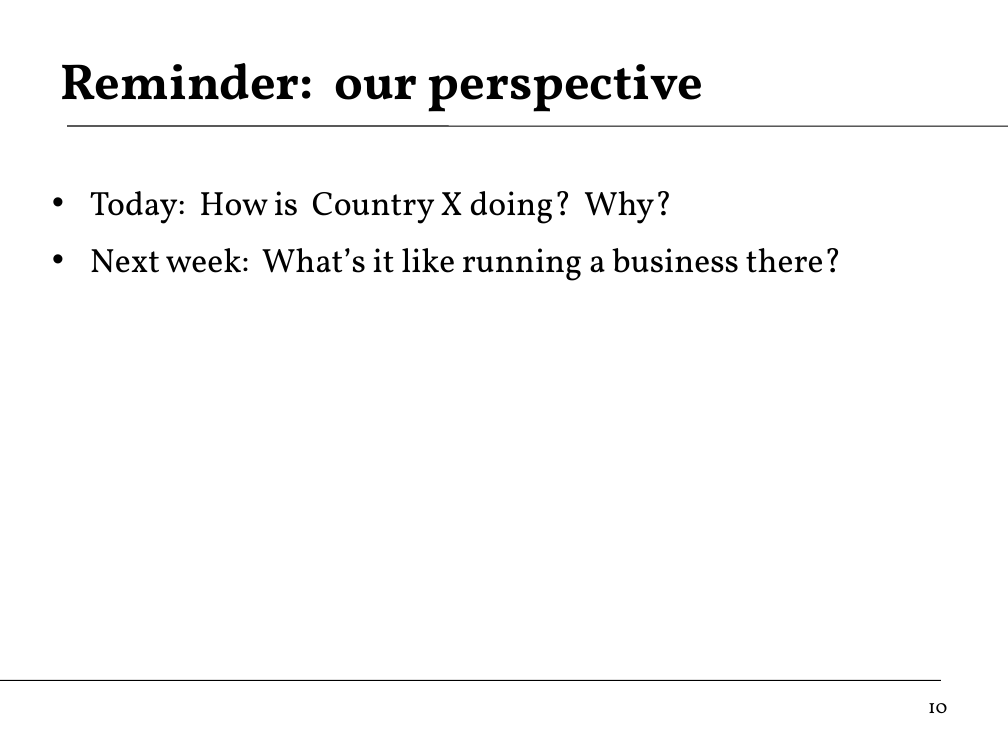
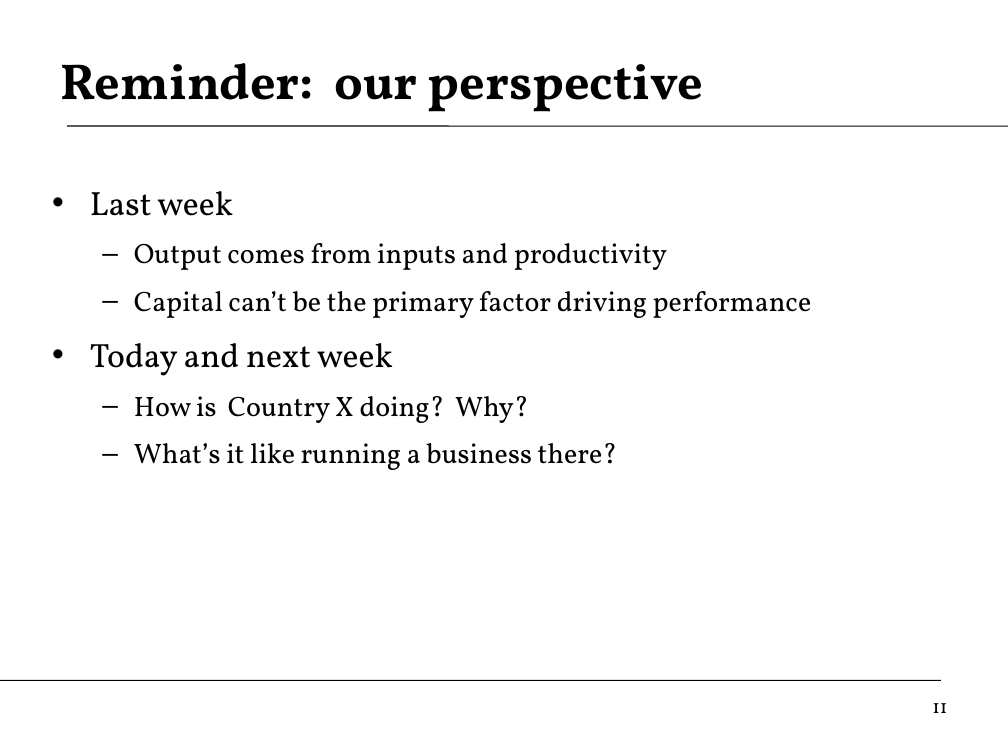
Before and after one commit to DaveBackus/Global_Economy, a slide deck: slide 11 of Slides/slides_growth2_f14.pptx (slide 10 before the commit). Drawn at 1008x756 pixels with LibreOffice and Linux fonts; fonts in the diff are those of the drawing. Boxes give left, top, right and bottom in pixels: in the first picture for what was removed or moved away, otherwise in the second. Text is boxed around its words. In the diff, an @@ line names an element or a change of style, - is before the commit and + after.

```diff
--- a/Slides/slides_growth2_f14.pptx
+++ b/Slides/slides_growth2_f14.pptx
@@ text at (90, 191, 812, 470): text changed; size 24 to 20 pt @@
-• Today: How is Country X doing? Why?
-• Next week: What’s it like running a business there?
+• Last week
+  – Output comes from inputs and productivity
+  – Capital can’t be the primary factor driving performance
+• Today and next week
+  – How is Country X doing? Why?
+  – What’s it like running a business there?
@@ page number at (932, 703, 947, 713): text changed @@
-10
+11
```
Also in this commit, not shown: 28 other slides changed, 10 slides added, 13 slides removed, 11 other files.
